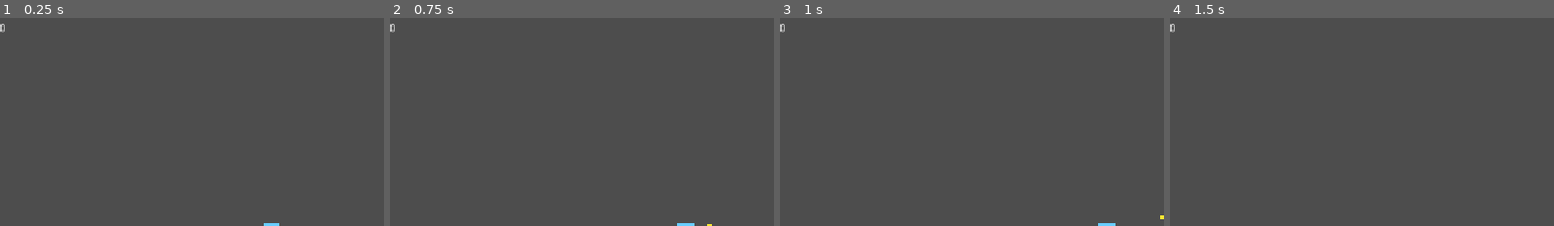
Above: before the commit, frames 1-4 (left to right).
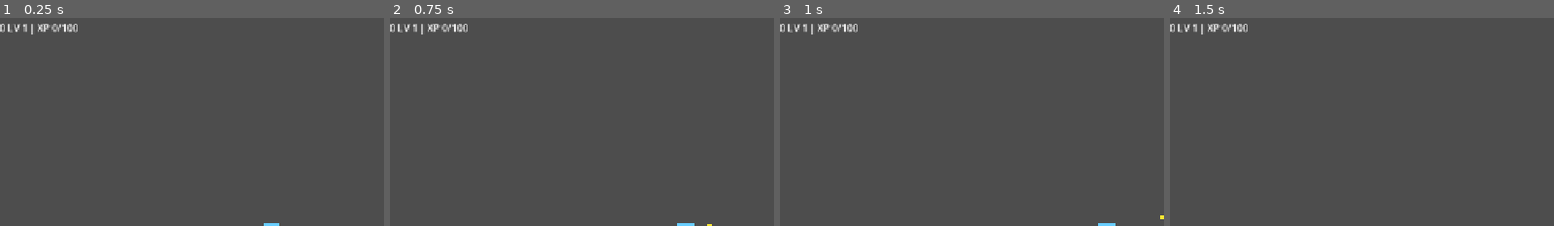
Above: after the commit, the same moments.

Repository: mohsen-niksirat/Nebula-Drift
Game: Godot game, scene res://scenes/main/Main.tscn
The game is run twice, just before and just after one commit, with the same random seed, the same clock (stepped at 60 frames per second) and the same inputs.
Inputs (mouse positions are % of the whole screen's width and height, from its top left):
- Up to frame 1 (0.25 s): no input
- Up to frame 2 (0.75 s): move the mouse to (72, 46) at 0.52 s; hold D from 0.53 s (still down); click (72, 46) at 0.67 s
- Up to frame 3 (1 s): keep holding D; tap Space at 0.77 s
- Up to frame 4 (1.5 s): move the mouse to (30, 56) at 1.27 s; release D at 1.28 s; hold S from 1.28 s (still down)
The pictures show only the part of the screen within x 15-65%, y 0-50%; the shares and areas given below are measured in that part.

The runs differ from the first frame. In frame 1, 0.4% of the frame differs, in the area x 2-21%, y 2-8%; in frame 2, 0.4%; in frame 3, 0.4%; in frame 4, 0.4%.

Commit message:
feat(m1): XP progression, upgrade picker UI, multi_shot + bullet_damage
- RunState: level/xp/xp_to_next with 35% growth; gain_xp() triggers level_up.

- UpgradePicker: CanvasLayer with 3 rarity-weighted cards; pauses game in UPGRADE_PICK.

- Upgrades: multi_shot (2 bullets), bullet_damage (+1); flags checked in player._ready().

- Enemy drops 25 XP; HUD shows LV/XP alongside hull/score.

- Verified: --import and --quit-after 60 pass with zero errors.

Diff:
--- a/scripts/core/event_bus.gd
+++ b/scripts/core/event_bus.gd
@@ -13,6 +13,8 @@
 ##   enemy_hit_by_bullet(bullet: Node)   — enemy registered a bullet hit
 ##   player_shoot(position: Vector2, dir: Vector2) — player fired
 ##   sector_cleared()                    — all enemies defeated in sector
+##   xp_gained(amount: int)              — player picked up XP
+##   level_up(level: int)                — player leveled up; shows upgrade UI
 ##   upgrade_picked(definition)          — an upgrade was chosen (M2)
 ##     (definition is an UpgradeDefinition resource; left untyped to
 ##      keep the parse-time dependency graph acyclic)
@@ -25,4 +27,6 @@
 signal enemy_hit_by_bullet(bullet: Node)
 signal player_shoot(position: Vector2, dir: Vector2)
 signal sector_cleared()
+signal xp_gained(amount: int)
+signal level_up(level: int)
 signal upgrade_picked(definition)
--- a/scripts/core/run_state.gd
+++ b/scripts/core/run_state.gd
@@ -24,6 +24,13 @@
 var movement_speed: float = 200.0
 var fire_rate: float = 0.5
 
+# M1: XP / level progression
+var level: int = 1
+var xp: int = 0
+var xp_to_next: int = 100
+const XP_BASE := 100
+const XP_GROWTH := 1.35
+
 func _ready() -> void:
 	rng = Rng.new(run_seed)
 	print("[RunState] run seed =", run_seed)
@@ -39,6 +46,10 @@
 	score = 0
 	sector_index = 0
 	acquired_upgrades.clear()
+	# M1: reset XP/level
+	level = 1
+	xp = 0
+	xp_to_next = XP_BASE
 	rng = Rng.new(run_seed)
 
 func take_damage(amount: int) -> void:
@@ -46,3 +57,13 @@
 	EventBus.player_damaged.emit(amount, hp)
 	if hp <= 0:
 		EventBus.player_died.emit()
+
+# --- M1: XP / level progression ---
+func gain_xp(amount: int) -> void:
+	xp += amount
+	EventBus.xp_gained.emit(amount)
+	while xp >= xp_to_next:
+		xp -= xp_to_next
+		level += 1
+		xp_to_next = int(XP_BASE * pow(XP_GROWTH, level - 1))
+		EventBus.level_up.emit(level)
--- a/scripts/entities/bullet.gd
+++ b/scripts/entities/bullet.gd
@@ -3,9 +3,7 @@
 ##
 ## Purpose: travels along its velocity, reports hits via EventBus, and
 ## is RELEASED back to the ObjectPool on despawn (never queue_free'd).
-##
-## Signals:
-##   hit(enemy: Node) — fired when this bullet collides with an enemy.
+## M1: damage is set by player.gd after spawn (bullet_damage upgrade).
 
 signal hit(enemy: Node)
 
@@ -22,6 +20,9 @@
 	_timer = 0.0
 	visible = true
 	set_physics_process(true)
+
+func set_damage(amount: int) -> void:
+	damage = amount
 
 func _physics_process(delta: float) -> void:
 	_timer += delta
--- a/scripts/entities/enemy_base.gd
+++ b/scripts/entities/enemy_base.gd
@@ -20,15 +20,19 @@
 @export var max_hp: int = 3
 @export var drift_speed: float = 60.0
 @export var contact_damage: int = 10
+@export var xp_value: int = 25  # M1: XP dropped on death
 
 var _hp: int = 0
 var _player: Node2D = null
+var _spawned_via_factory := false
 
 func _ready() -> void:
 	add_to_group(GROUP_NAME)
 	_hp = max_hp
-	# Contact damage: the Hitbox Area2D detects the player body.
-	$Hitbox.body_entered.connect(_on_body_entered)
+	# M1: only connect Hitbox if the child exists (factory-created enemies
+	# get their hitbox added by the enemy spawner before _ready)
+	if has_node("Hitbox"):
+		$Hitbox.body_entered.connect(_on_body_entered)
 	# Seeded spawn: the spawn position is computed from RunState.run_seed so
 	# identical runs produce identical enemy spawn positions.
 	global_position = _calc_spawn_position()
@@ -64,6 +68,8 @@
 func _die() -> void:
 	died.emit(self)
 	EventBus.enemy_died.emit(self)
+	# M1: grant XP on kill
+	RunState.gain_xp(xp_value)
 	queue_free()
 
 func get_current_hp() -> int:
--- a/scripts/entities/player.gd
+++ b/scripts/entities/player.gd
@@ -5,6 +5,7 @@
 ## Shoots toward the mouse cursor; bullets are spawned via ObjectPool.
 ## Registers in the "player" group so enemies can find it, and takes
 ## contact damage via RunState.
+## M1: reads multi_shot and bullet_damage upgrades from RunState.
 
 const CONTACT_INVULN_TIME = 0.6
 
@@ -12,11 +13,16 @@
 var _fire_rate: float = 0.5
 var _cooldown: float = 0.0
 var _invuln: float = 0.0
+var _has_multi_shot: bool = false
+var _bullet_damage: int = 1
 
 func _ready() -> void:
 	add_to_group("player")
 	_speed = RunState.movement_speed
 	_fire_rate = RunState.fire_rate
+	# M1: cache upgrade flags so we don't check the array every shot
+	_has_multi_shot = RunState.acquired_upgrades.has("multi_shot")
+	_bullet_damage = 2 if RunState.acquired_upgrades.has("bullet_damage") else 1
 
 func _physics_process(delta: float) -> void:
 	_handle_movement(delta)
@@ -52,9 +58,20 @@
 	var dir := (mouse - global_position).normalized()
 	if dir == Vector2.ZERO:
 		dir = Vector2.RIGHT
-	# Spawn offset slightly ahead of the ship.
 	var spawn_pos := global_position + dir * 28.0
-	ObjectPool.spawn_bullet(spawn_pos, dir)
+
+	# M1: multi_shot fires 2 bullets with slight spread
+	var directions := [dir]
+	if _has_multi_shot:
+		var spread := 0.15  # ~8.6 degrees
+		directions = [dir.rotated(-spread), dir.rotated(spread)]
+
+	for shot_dir in directions:
+		var bullet = ObjectPool.spawn_bullet(spawn_pos, shot_dir)
+		# M1: apply damage upgrade via method (safer than property access)
+		if bullet.has_method("set_damage"):
+			bullet.set_damage(_bullet_damage)
+
 	EventBus.player_shoot.emit(spawn_pos, dir)
 	_cooldown = _fire_rate
 
--- a/scripts/main/main.gd
+++ b/scripts/main/main.gd
@@ -8,10 +8,13 @@
 var _player: CharacterBody2D
 var _enemy: CharacterBody2D
 var _hud: CanvasLayer
+var _picker: CanvasLayer
 
 func _ready() -> void:
 	# Build all scenes in code — no .tscn files are loaded at all.
 	_build_scenes()
+	# M1: pause physics while in UPGRADE_PICK
+	get_tree().paused = false
 	# Connect state transitions BEFORE entering the first state.
 	GameManager.state_changed.connect(_on_state_changed)
 	EventBus.player_died.connect(_on_player_died)
@@ -22,14 +25,19 @@
 func _build_scenes() -> void:
 	_hud = SceneFactory.Hud.create()
 	add_child(_hud)
+	# M1: upgrade picker for level-up rewards
+	_picker = SceneFactory.UpgradePicker.create()
+	add_child(_picker)
 
 func _on_state_changed(new_state: GameManager.State, _old_state: GameManager.State) -> void:
 	match new_state:
 		GameManager.State.SECTOR:
+			get_tree().paused = false
 			_enter_sector()
 		GameManager.State.UPGRADE_PICK:
-			pass
+			get_tree().paused = true
 		GameManager.State.GAME_OVER:
+			get_tree().paused = true
 			_show_game_over()
 
 func _enter_sector() -> void:
@@ -51,7 +59,7 @@
 	add_child(_player)
 
 func _spawn_enemy() -> void:
-	# Spawn position is derived from RunState.run_seed inside enemy_base.gd.
+	# M1: spawn 3 enemies on level start, then respawn on kill
 	_enemy = SceneFactory.Enemy.create()
 	add_child(_enemy)
 
--- a/scripts/systems/object_pool.gd
+++ b/scripts/systems/object_pool.gd
@@ -7,7 +7,7 @@
 ## and released back via release_bullet() — never queue_free()'d.
 ##
 ## NOTE: bullets are created programmatically in code (not via a PackedScene)
-## to avoid a Godot 4.4 savepack crash on Bullet.tscn's SubResource shape.
+## to avoid a Godot 4.4 savepack crash on .tscn files with SubResources.
 
 const BULLET_SPEED := 420.0
 
--- a/scripts/systems/scene_factory.gd
+++ b/scripts/systems/scene_factory.gd
@@ -102,6 +102,13 @@
 		score_label.text = "SCORE: 0"
 		info.add_child(score_label)
 
+		# M1: XP / level display
+		var xp_label := Label.new()
+		xp_label.name = "XPLabel"
+		xp_label.layout_mode = 2
+		xp_label.text = "LV 1 | XP 0/100"
+		info.add_child(xp_label)
+
 		var game_over := CenterContainer.new()
 		game_over.name = "GameOver"
 		game_over.layout_mode = 1
@@ -143,3 +150,43 @@
 		vbox.add_child(restart_btn)
 
 		return hud
+
+class UpgradePicker:
+	static func create() -> CanvasLayer:
+		var picker := CanvasLayer.new()
+		picker.name = "UpgradePicker"
+		picker.layer = 10
+		picker.set_script(preload("res://scripts/ui/upgrade_picker.gd"))
+
+		var panel := PanelContainer.new()
+		panel.name = "Panel"
+		panel.set_anchors_preset(Control.PRESET_CENTER)
+		panel.size = Vector2(700, 200)
+		panel.position = Vector2(290, 260)
+		picker.add_child(panel)
+
+		var vbox := VBoxContainer.new()
+		vbox.name = "VBox"
+		vbox.add_theme_constant_override("separation", 12)
+		panel.add_child(vbox)
+
+		var title := Label.new()
+		title.name = "Title"
+		title.text = "CHOOSE AN UPGRADE"
+		title.horizontal_alignment = 1
+		title.add_theme_font_size_override("font_size", 24)
+		vbox.add_child(title)
+
+		var level_label := Label.new()
+		level_label.name = "Level"
+		level_label.text = "LEVEL 1"
+		level_label.horizontal_alignment = 1
+		vbox.add_child(level_label)
+
+		var cards := HBoxContainer.new()
+		cards.name = "Cards"
+		cards.alignment = BoxContainer.ALIGNMENT_CENTER
+		cards.add_theme_constant_override("separation", 16)
+		vbox.add_child(cards)
+
+		return picker
--- a/scripts/ui/hud.gd
+++ b/scripts/ui/hud.gd
@@ -1,13 +1,14 @@
 extends CanvasLayer
-## HUD — display layer for HP, score, and the game-over screen.
+## HUD — display layer for HP, score, XP, and the game-over screen.
 ##
-## Purpose: shows HP + score labels, plus a restart button that starts
-## a fresh run via GameManager.start_run(). Registered in the "hud"
-## group so main.gd can find it without hard-coding the scene path.
+## Purpose: shows HP + score + XP/level labels, plus a restart button
+## that starts a fresh run via GameManager.start_run(). Registered in
+## the "hud" group so main.gd can find it without hard-coding paths.
 ## No gameplay logic lives here.
 
 @onready var _hp_label: Label = $Root/Info/HPLabel
 @onready var _score_label: Label = $Root/Info/ScoreLabel
+@onready var _xp_label: Label = $Root/Info/XPLabel
 @onready var _game_over_panel: Control = $Root/GameOver
 @onready var _final_score_label: Label = $Root/GameOver/Panel/VBox2/FinalScore
 @onready var _restart_button: Button = $Root/GameOver/Panel/VBox2/RestartButton
@@ -18,6 +19,8 @@
 	_restart_button.pressed.connect(_on_restart_pressed)
 	EventBus.player_damaged.connect(_on_player_damaged)
 	EventBus.enemy_died.connect(_on_enemy_died)
+	EventBus.xp_gained.connect(_on_xp_gained)
+	EventBus.level_up.connect(_on_level_up)
 	_update_stats()
 
 func _on_restart_pressed() -> void:
@@ -30,10 +33,18 @@
 func _on_enemy_died(_enemy: Node) -> void:
 	_update_stats()
 
+func _on_xp_gained(_amount: int) -> void:
+	_update_stats()
+
+func _on_level_up(_level: int) -> void:
+	_update_stats()
+
 func _update_stats() -> void:
 	_hp_label.text = "HULL: %d/%d" % [RunState.hp, RunState.max_hp]
 	_score_label.text = "SCORE: %d" % RunState.score
+	if _xp_label != null:
+		_xp_label.text = "LV %d | XP %d/%d" % [RunState.level, RunState.xp, RunState.xp_to_next]
 
 func show_game_over() -> void:
-	_final_score_label.text = "SCORE: %d" % RunState.score
+	_final_score_label.text = "SCORE: %d | LEVEL %d" % [RunState.score, RunState.level]
 	_game_over_panel.visible = true
--- /dev/null
+++ b/scripts/ui/upgrade_picker.gd
@@ -0,0 +1,78 @@
+extends CanvasLayer
+## UpgradePicker — shown when the player levels up.
+##
+## Purpose: pauses gameplay (GameManager.UPGRADE_PICK) and presents
+## 3 upgrade cards. Selecting one applies it to RunState and resumes
+## the SECTOR state. Registered in the "upgrade_picker" group.
+
+signal picked(definition)
+
+@onready var _panel: Control = $Panel
+@onready var _cards_container: Container = $Panel/VBox/Cards
+@onready var _title_label: Label = $Panel/VBox/Title
+@onready var _level_label: Label = $Panel/VBox/Level
+
+var _options: Array = []
+var _current_level: int = 1
+
+func _ready() -> void:
+	add_to_group("upgrade_picker")
+	_panel.visible = false
+	EventBus.level_up.connect(_on_level_up)
+
+func _on_level_up(level: int) -> void:
+	_current_level = level
+	_options = UpgradeRegistry.pick_three()
+	if _options.is_empty():
+		# No upgrades left — resume immediately
+		return
+	_level_label.text = "LEVEL %d" % level
+	_show_options()
+
+func _show_options() -> void:
+	# Clear old cards
+	for child in _cards_container.get_children():
+		child.queue_free()
+	# Build 3 cards
+	for i in _options.size():
+		var def = _options[i]
+		var card = _create_card(def, i)
+		_cards_container.add_child(card)
+	# Enter UPGRADE_PICK state (pauses physics)
+	GameManager.enter_state(GameManager.State.UPGRADE_PICK)
+	_panel.visible = true
+
+func _create_card(def, index: int) -> Button:
+	var btn := Button.new()
+	btn.custom_minimum_size = Vector2(200, 120)
+	btn.text = "%s\n%s" % [def.name, def.description]
+	# Color the button by rarity
+	var style := StyleBoxFlat.new()
+	style.bg_color = def.icon_color * 0.3
+	style.border_color = def.icon_color
+	style.border_width_left = 2
+	style.border_width_top = 2
+	style.border_width_right = 2
+	style.border_width_bottom = 2
+	btn.add_theme_stylebox_override("normal", style)
+	# Hover effect
+	var hover := StyleBoxFlat.new()
+	hover.bg_color = def.icon_color * 0.5
+	hover.border_color = def.icon_color
+	hover.border_width_left = 2
+	hover.border_width_top = 2
+	hover.border_width_right = 2
+	hover.border_width_bottom = 2
+	btn.add_theme_stylebox_override("hover", hover)
+	btn.pressed.connect(_on_card_pressed.bind(index))
+	return btn
+
+func _on_card_pressed(index: int) -> void:
+	if index >= _options.size():
+		return
+	var def = _options[index]
+	def.apply_to(RunState)
+	EventBus.upgrade_picked.emit(def)
+	_panel.visible = false
+	_options.clear()
+	GameManager.enter_state(GameManager.State.SECTOR)
--- a/scripts/upgrades/upgrade_registry.gd
+++ b/scripts/upgrades/upgrade_registry.gd
@@ -40,6 +40,12 @@
 	_add("extra_hp", "Reinforced Hull",
 		"Hull integrity: +20 max HP.", Rarity.UNCOMMON, Color(1.0, 0.4, 0.4),
 		_apply_extra_hp)
+	_add("multi_shot", "Twin Cannons",
+		"Fire a second bullet with slight spread.", Rarity.RARE, Color(1.0, 0.7, 0.0),
+		_apply_multi_shot)
+	_add("bullet_damage", "Heavy Rounds",
+		"Bullets deal +1 damage.", Rarity.UNCOMMON, Color(0.8, 0.4, 1.0),
+		_apply_bullet_damage)
 
 # --- Apply hooks (one per placeholder upgrade) ---
 func _apply_extra_speed(rs) -> void:
@@ -51,6 +57,14 @@
 func _apply_extra_hp(rs) -> void:
 	rs.max_hp += 20
 	rs.hp = min(rs.hp + 20, rs.max_hp)
+
+func _apply_multi_shot(rs) -> void:
+	# M1: extra bullet flag; player.gd reads this
+	rs.acquired_upgrades.append("multi_shot")
+
+func _apply_bullet_damage(rs) -> void:
+	# M1: damage flag; player.gd reads this
+	rs.acquired_upgrades.append("bullet_damage")
 
 func _add(id: String, def_name: String, desc: String, rarity: int, color: Color, fn: Callable) -> void:
 	var d = UpgradeDefinition.new()
@@ -76,3 +90,28 @@
 	var pool = get_all() if rarity < 0 else get_by_rarity(rarity)
 	assert(pool.size() > 0, "UpgradeRegistry: no definitions available to pick.")
 	return pool.pick_random()
+
+func pick_three() -> Array[UpgradeDefinition]:
+	# Weighted random: 50% common, 30% uncommon, 15% rare, 5% legendary
+	var pool: Array[UpgradeDefinition] = []
+	var weights = [0.5, 0.3, 0.15, 0.05]
+	for rarity in Rarity.values():
+		var options = get_by_rarity(rarity)
+		for def in options:
+			pool.append({"def": def, "weight": weights[rarity]})
+	var result: Array[UpgradeDefinition] = []
+	for i in 3:
+		if pool.is_empty():
+			break
+		var total = 0.0
+		for item in pool:
+			total += item.weight
+		var roll = randf() * total
+		var cumulative = 0.0
+		for item in pool:
+			cumulative += item.weight
+			if roll <= cumulative:
+				result.append(item.def)
+				pool.erase(item)
+				break
+	return result
Not shown, changed: CHANGELOG.md
